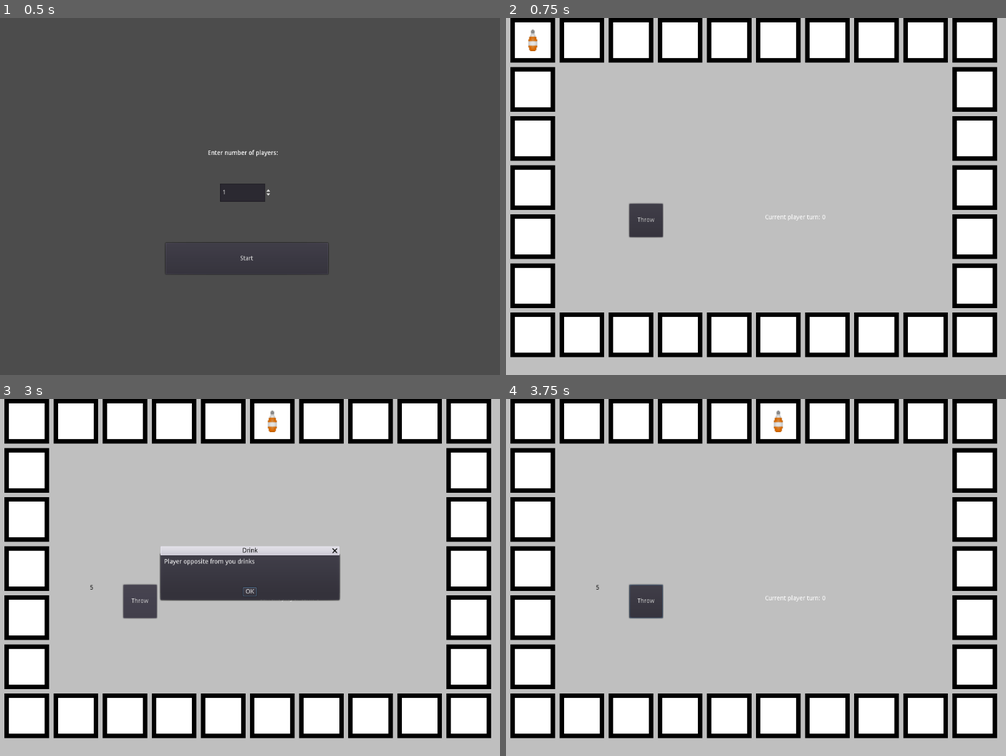
Above: before the commit, frames 1-4 (two rows, left to right).
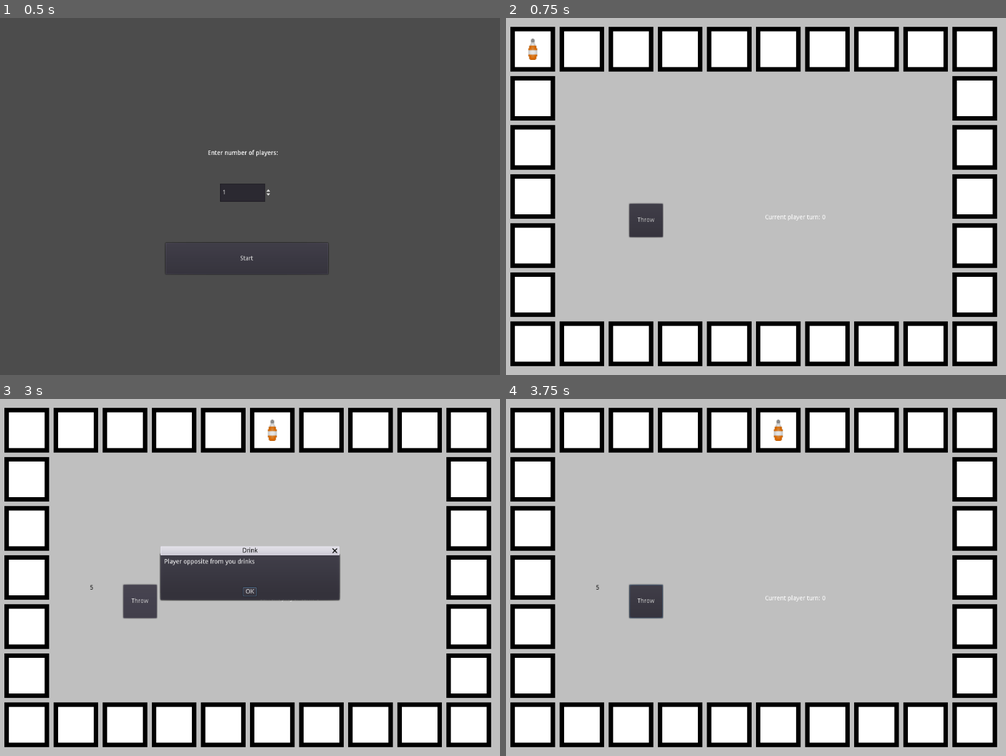
Above: after the commit, the same moments.

Repository: askoki160/angels-of-delta
Game: Godot game, scene res://StartScene.tscn
Two runs of this game, one before a commit and one after it. Both use one fixed random seed, a clock stepped at 60 frames per second and the inputs below.
Inputs:
- Up to frame 1 (0.5 s): no input
- Up to frame 2 (0.75 s): click "Start" at 0.5 s
- Up to frame 3 (3 s): click "Start" at 1.25 s; click "Start" at 2 s; click "Throw" at 2.75 s
- Up to frame 4 (3.75 s): click "OK" at 3.5 s

Frame 1 is identical in both runs. In frame 2, 17% of the frame differs, in the area x 0-99%, y 0-98%; in frame 3, 17%; in frame 4, 17%.

Commit message:
Centered main board

Diff:
--- a/Utils.gd
+++ b/Utils.gd
@@ -123,7 +123,7 @@
 		Generate fields of the game. Starts from top left and goes clockwise.
 		"""
 		var position_x = -int(rect_width / 2)
-		var position_y = int(rect_height / 2)
+		var position_y = int(rect_height / 2) + 20
 		var board_fields_extent = (n_cols + n_rows - 2)
 		var cumulative_fields = board_fields_extent * 2
 		var right_vertical_border = board_fields_extent + 1
